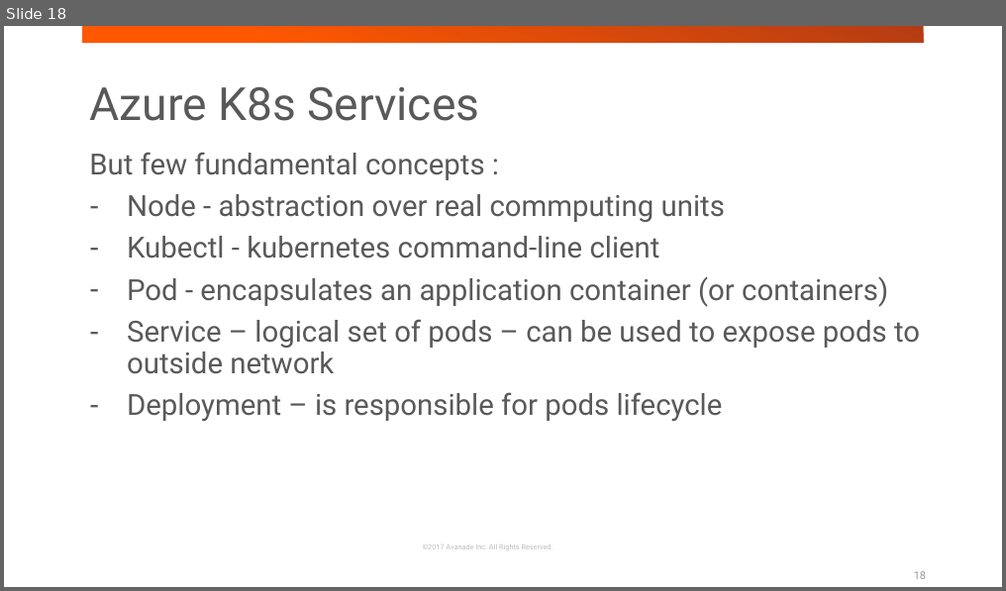
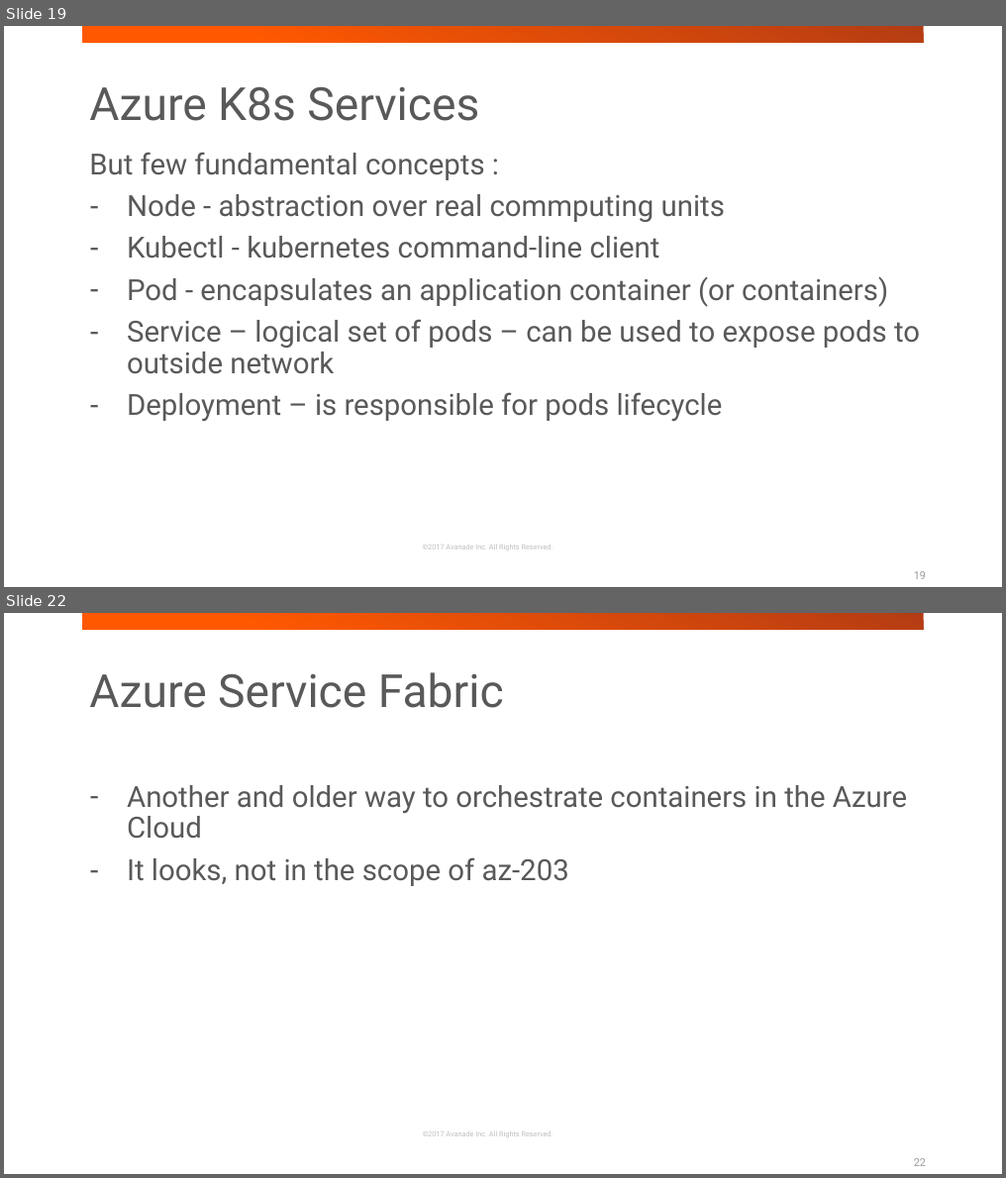
Before and after one commit to jakubgw/azure-containerization, a slide deck: azure-containerization.pptx. Shown one above the other, each under a label of ours: slide 18 before the commit, slides 19 and 22 after it; the slides between them are not shown. The pictures are 1006x591 and 1006x1178 pixels, drawn with LibreOffice and Linux fonts; fonts in the diff are those of the drawing; background and template pictures are left out. Boxes give left, top, right and bottom in pixels: in the first picture for what was removed or moved away, otherwise in the second. Text is boxed around its words. In the diff, an @@ line names an element or a change of style, - is before the commit and + after.

```diff
--- a/azure-containerization.pptx
+++ b/azure-containerization.pptx
@@ slide 22 added at box(4, 613, 1002, 1174), background #FFFFFF; not listed: 2 template elements that a slide beside it also shows @@
@@ text added at box(89, 672, 504, 708), 44 pt, text #595959 @@
+Azure Service Fabric
@@ text added at box(127, 785, 907, 886), 28 pt, text #595959 @@
+– Another and older way to orchestrate containers in the Azure Cloud
+– It looks, not in the scope of az-203
@@ page number added at box(914, 1158, 926, 1166), 10.5 pt, text #9B9B9B @@
+22
@@ what was slide 18 is now slide 19 @@
```
Also in this commit, not shown: 1 slide changed, 4 other slides added, 1 slide removed, 6 other files.
